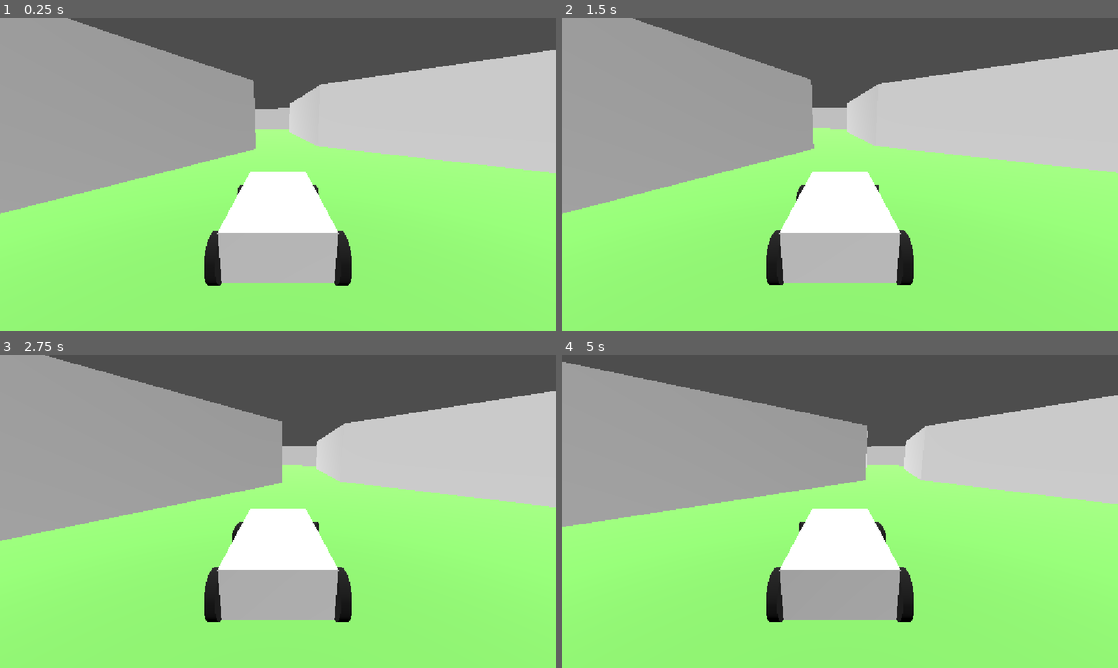
Above: before the commit, frames 1-4 (two rows, left to right).
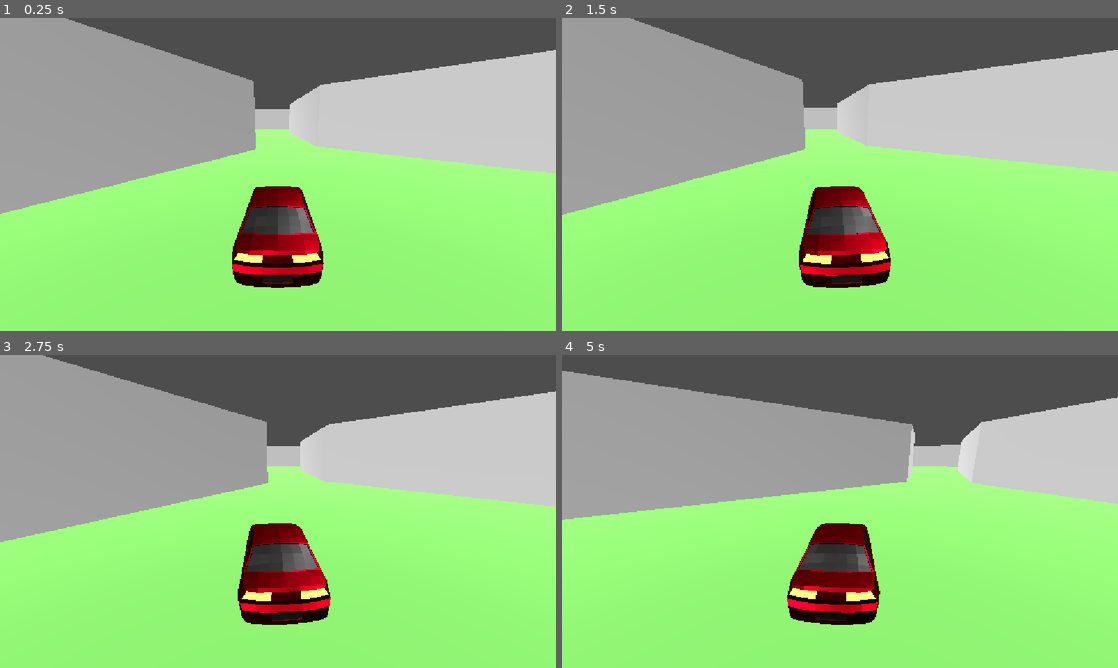
Above: after the commit, the same moments.

Repository: MrBozkurt/ChillDriveHome
Game: Godot game, scene res://Scenes/map.tscn
Two runs of this game, one before a commit and one after it. Both use one fixed random seed, a clock stepped at 60 frames per second and the inputs below.
Inputs:
- Up to frame 1 (0.25 s): no input
- Up to frame 2 (1.5 s): hold D (right) 0.53-1.28 s; tap W (foward) at 0.6, 1.35 s; hold S (back) from 1.28 s (still down)
- Up to frame 3 (2.75 s): release S (back) at 2.03 s; hold D (right) from 2.03 s (still down); tap W (foward) at 2.1 s
- Up to frame 4 (5 s): tap W (foward) at 2.85, 3.6, 4.35 s; release D (right) at 3.53 s; hold A (left) from 3.53 s (still down)

The runs differ from the first frame. In frame 1, 7.7% of the frame differs, in the area x 0-100%, y 0-87%; in frame 2, 8.5%; in frame 3, 9.2%; in frame 4, 12%, in the area x 0-100%, y 2-87%.

Commit message:
Added car model. Adjusted steering

Diff:
--- a/Scenes/car.tscn
+++ b/Scenes/car.tscn
@@ -1,21 +1,18 @@
 [gd_scene format=3 uid="uid://b6rpropmlpc0d"]
 
 [ext_resource type="Script" uid="uid://bb6cyjrtvagee" path="res://Scripts/vehicle_body_3d.gd" id="1_wqo35"]
-
-[sub_resource type="StandardMaterial3D" id="StandardMaterial3D_hb7yh"]
-
-[sub_resource type="BoxMesh" id="BoxMesh_3nnyw"]
-material = SubResource("StandardMaterial3D_hb7yh")
-size = Vector3(4, 1, 2)
+[ext_resource type="PackedScene" uid="uid://slpv25m0jo3b" path="res://Assets/car200.glb" id="2_go66d"]
 
 [sub_resource type="BoxShape3D" id="BoxShape3D_3nnyw"]
-size = Vector3(4, 1, 2)
+size = Vector3(4.39, 1, 1.65)
 
 [sub_resource type="StandardMaterial3D" id="StandardMaterial3D_l3ikr"]
 albedo_color = Color(0, 0, 0, 1)
 
 [sub_resource type="CylinderMesh" id="CylinderMesh_3nnyw"]
 material = SubResource("StandardMaterial3D_l3ikr")
+top_radius = 0.28
+bottom_radius = 0.28
 height = 0.2
 
 [node name="Car" type="VehicleBody3D" unique_id=1712536071]
@@ -23,17 +20,17 @@
 center_of_mass = Vector3(0, 0.1, 0)
 script = ExtResource("1_wqo35")
 
-[node name="MeshInstance3D" type="MeshInstance3D" parent="." unique_id=1064250826]
-transform = Transform3D(1, 0, 0, 0, 1, 0, 0, 0, 1, 0, 0.7, 0)
-mesh = SubResource("BoxMesh_3nnyw")
+[node name="car200" parent="." unique_id=530863630 instance=ExtResource("2_go66d")]
+transform = Transform3D(-4.371139e-08, 0, 1, 0, 1, 0, -1, 0, -4.371139e-08, 0, -0.13623595, 0.11821234)
 
 [node name="CollisionShape3D" type="CollisionShape3D" parent="." unique_id=760345495]
-transform = Transform3D(1, 0, 0, 0, 1, 0, 0, 0, 1, 0, 0.7, 0)
+transform = Transform3D(1, 0, 0, 0, 1, 0, 0, 0, 1, 0, 0.6744556, 0)
 shape = SubResource("BoxShape3D_3nnyw")
 
 [node name="VehicleWheel3D" type="VehicleWheel3D" parent="." unique_id=531845782]
-transform = Transform3D(-4.371139e-08, 0, 1, 0, 1, 0, -1, 0, -4.371139e-08, 1.5, 0.5, 1.2)
+transform = Transform3D(-4.371139e-08, 0, 1, 0, 1, 0, -1, 0, -4.371139e-08, 1.3112789, 0.28067797, 0.7472398)
 use_as_steering = true
+wheel_radius = 0.28
 suspension_stiffness = 100.0
 damping_compression = 2.0
 damping_relaxation = 3.0
@@ -43,8 +40,9 @@
 mesh = SubResource("CylinderMesh_3nnyw")
 
 [node name="VehicleWheel3D2" type="VehicleWheel3D" parent="." unique_id=81010295]
-transform = Transform3D(-4.371139e-08, 0, 1, 0, 1, 0, -1, 0, -4.371139e-08, 1.5, 0.5, -1.2)
+transform = Transform3D(-4.371139e-08, 0, 1, 0, 1, 0, -1, 0, -4.371139e-08, 1.311, 0.28076404, -0.747)
 use_as_steering = true
+wheel_radius = 0.28
 suspension_stiffness = 100.0
 damping_compression = 2.0
 damping_relaxation = 3.0
@@ -54,8 +52,9 @@
 mesh = SubResource("CylinderMesh_3nnyw")
 
 [node name="VehicleWheel3D3" type="VehicleWheel3D" parent="." unique_id=657842958]
-transform = Transform3D(-4.371139e-08, 0, 1, 0, 1, 0, -1, 0, -4.371139e-08, -1.5, 0.5, -1.2)
+transform = Transform3D(-4.371139e-08, 0, 1, 0, 1, 0, -1, 0, -4.371139e-08, -1.215, 0.28076404, -0.747)
 use_as_traction = true
+wheel_radius = 0.28
 suspension_stiffness = 100.0
 damping_compression = 2.0
 damping_relaxation = 3.0
@@ -65,8 +64,9 @@
 mesh = SubResource("CylinderMesh_3nnyw")
 
 [node name="VehicleWheel3D4" type="VehicleWheel3D" parent="." unique_id=89741351]
-transform = Transform3D(-4.371139e-08, 0, 1, 0, 1, 0, -1, 0, -4.371139e-08, -1.5, 0.5, 1.2)
+transform = Transform3D(-4.371139e-08, 0, 1, 0, 1, 0, -1, 0, -4.371139e-08, -1.215, 0.28076404, 0.747)
 use_as_traction = true
+wheel_radius = 0.28
 suspension_stiffness = 100.0
 damping_compression = 2.0
 damping_relaxation = 3.0
@@ -75,5 +75,7 @@
 transform = Transform3D(-4.3711385e-08, -0.99999994, 0, 0.99999994, -4.3711385e-08, 0, 0, 0, 1, 0, 0, 0)
 mesh = SubResource("CylinderMesh_3nnyw")
 
-[node name="Camera3D" type="Camera3D" parent="." unique_id=732807977]
-transform = Transform3D(-4.222196e-08, 0.25881904, -0.9659258, 1.131334e-08, 0.9659258, 0.25881904, 1, 0, -4.371139e-08, -5, 3, 0)
+[node name="CameraPivot" type="Marker3D" parent="." unique_id=2110000980]
+
+[node name="Camera3D" type="Camera3D" parent="CameraPivot" unique_id=732807977]
+transform = Transform3D(-4.222196e-08, 0.25881907, -0.9659258, 1.131334e-08, 0.9659259, 0.25881907, 1, 0, -4.371139e-08, -5, 3, 0)
--- a/Scripts/vehicle_body_3d.gd
+++ b/Scripts/vehicle_body_3d.gd
@@ -3,14 +3,12 @@
 @export var MAX_STEER : float = 0.4
 @export var ENGINE_POWER : float = 100
 @export var BRAKE_FORCE : float = 1
-
-# Called when the node enters the scene tree for the first time.
-func _ready() -> void:
-	pass # Replace with function body.
-
+@export var CAMERA_TURN : float = 0.2
+@onready var camera_pivot: Marker3D = $CameraPivot
 
 # Called every frame. 'delta' is the elapsed time since the previous frame.
 func _physics_process(delta: float) -> void:
-	steering = move_toward(steering, Input.get_axis("right", "left") * MAX_STEER, delta * 1.0)
+	steering = move_toward(steering, Input.get_axis("right", "left") * MAX_STEER, delta * 0.5)
+	camera_pivot.rotation.y = steering / MAX_STEER * deg_to_rad(23) * CAMERA_TURN
 	engine_force = Input.get_axis("back", "foward") * ENGINE_POWER
 	brake = Input.get_action_strength("brake") * BRAKE_FORCE
Binary file added: Assets/car200.glb
Binary file added: Assets/wheel.glb
